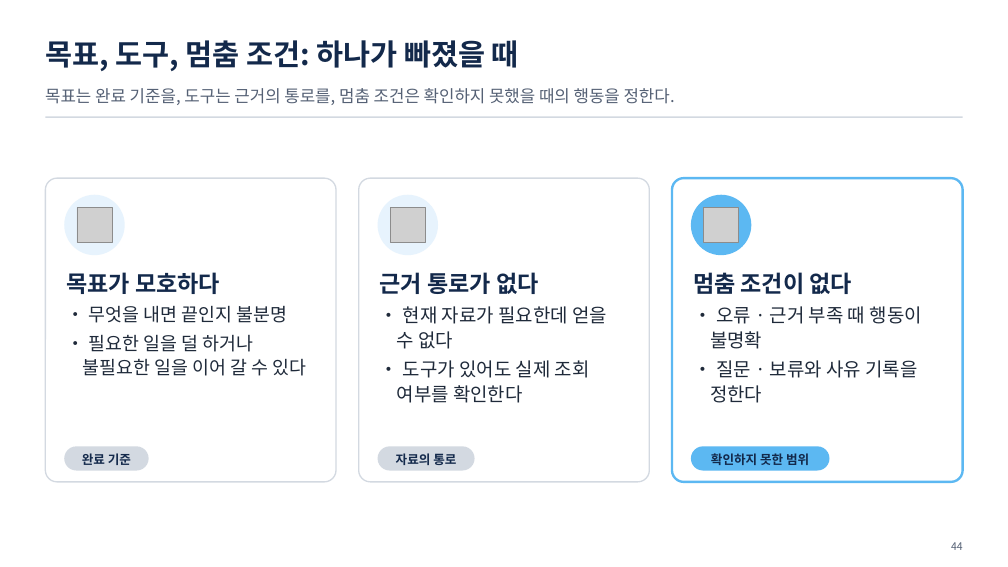
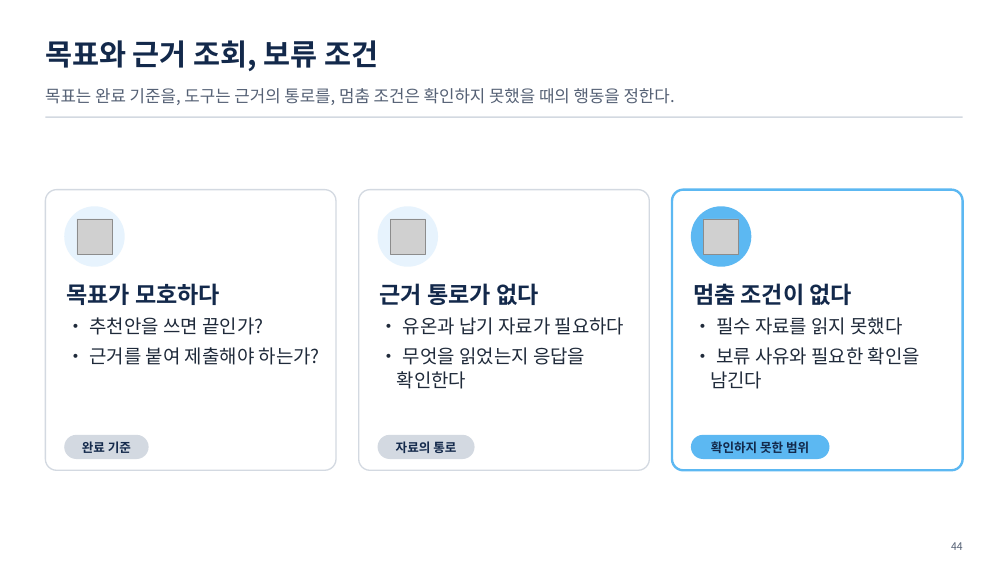
Before and after one commit to uengine-oss/hyd-iot-edu, a slide deck: slide 44 of workspace/강의제작/산출물/통합반/이론/08회차/통합반_08일차.pptx. Drawn at 1008x567 pixels with LibreOffice and Linux fonts; fonts in the diff are those of the drawing; grey boxes stand for pictures. Boxes give left, top, right and bottom in pixels: in the first picture for what was removed or moved away, otherwise in the second. Text is boxed around its words. In the diff, an @@ line names an element or a change of style, - is before the commit and + after.

```diff
--- a/workspace/강의제작/산출물/통합반/이론/08회차/통합반_08일차.pptx
+++ b/workspace/강의제작/산출물/통합반/이론/08회차/통합반_08일차.pptx
@@ text at (45, 40, 378, 71): text changed @@
-목표, 도구, 멈춤 조건: 하나가 빠졌을 때
+목표와 근거 조회, 보류 조건
@@ rounded rectangle: place and size @@
-rounded rectangle at (45, 178, 336, 482)
+rounded rectangle at (45, 190, 336, 470)
@@ rounded rectangle: place and size @@
-rounded rectangle at (358, 178, 649, 482)
+rounded rectangle at (358, 190, 649, 470)
@@ rounded rectangle: place and size @@
-rounded rectangle at (672, 178, 963, 482)
+rounded rectangle at (672, 190, 963, 470)
@@ 3 ellipses, 3 pictures: place and size @@
-3 ellipses, 3 pictures at (64, 195, 752, 256)
+3 ellipses, 3 pictures at (64, 206, 752, 267)
@@ text "목표가 모호하다": place and size @@
-text "목표가 모호하다" at (66, 272, 307, 376)
+text "목표가 모호하다" at (66, 283, 320, 365)
@@ text "근거 통로가 없다": place and size @@
-text "근거 통로가 없다" at (380, 272, 607, 403)
+text "근거 통로가 없다" at (380, 283, 625, 389)
@@ text "멈춤 조건이 없다": place and size @@
-text "멈춤 조건이 없다" at (693, 272, 922, 403)
+text "멈춤 조건이 없다" at (693, 283, 920, 389)
@@ text at (90, 317, 320, 365): text changed; size 17.5 to 18 pt @@
-• 무엇을 내면 끝인지 불분명
-• 필요한 일을 덜 하거나 불필요한 일을 이어 갈 수 있다
+• 추천안을 쓰면 끝인가?
+• 근거를 붙여 제출해야 하는가?
@@ text at (397, 317, 625, 389): text changed @@
-• 현재 자료가 필요한데 얻을 수 없다
-• 도구가 있어도 실제 조회 여부를 확인한다
+• 유온과 납기 자료가 필요하다
+• 무엇을 읽었는지 응답을 확인한다
@@ text at (710, 317, 920, 389): text changed @@
-• 오류 · 근거 부족 때 행동이 불명확
-• 질문 · 보류와 사유 기록을 정한다
+• 필수 자료를 읽지 못했다
+• 보류 사유와 필요한 확인을 남긴다
@@ 3 texts, 3 rounded rectangles: place and size @@
-3 texts, 3 rounded rectangles at (64, 446, 830, 470)
+3 texts, 3 rounded rectangles at (64, 435, 830, 459)
```
Also in this commit, not shown: 9 other slides changed, 6 other files.
